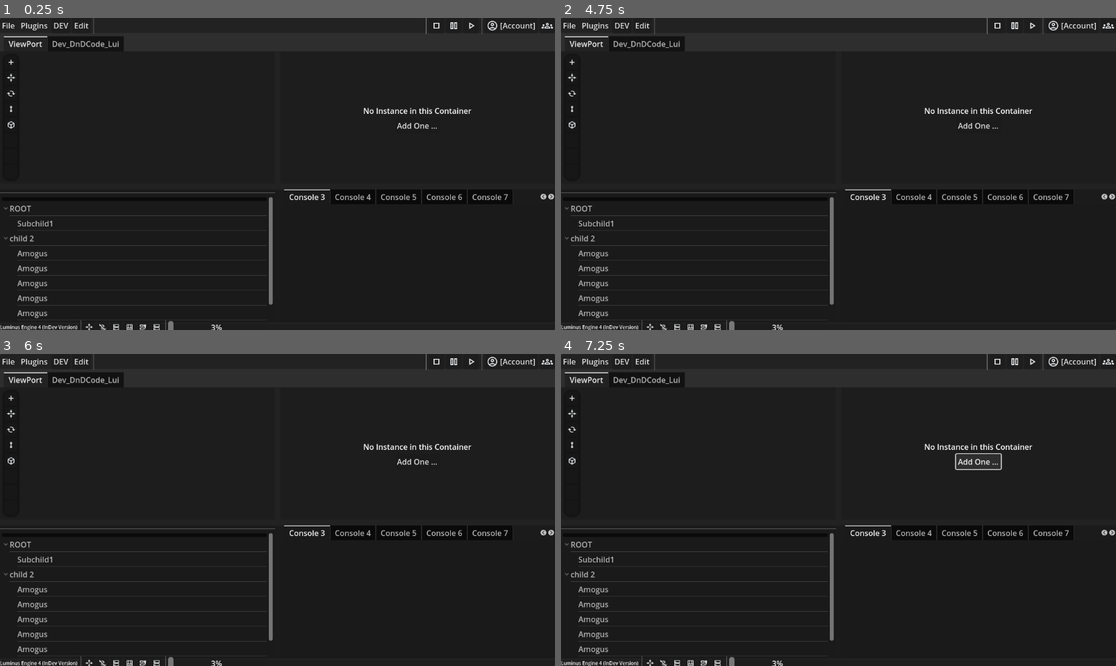
Above: before the commit, frames 1-4 (two rows, left to right).
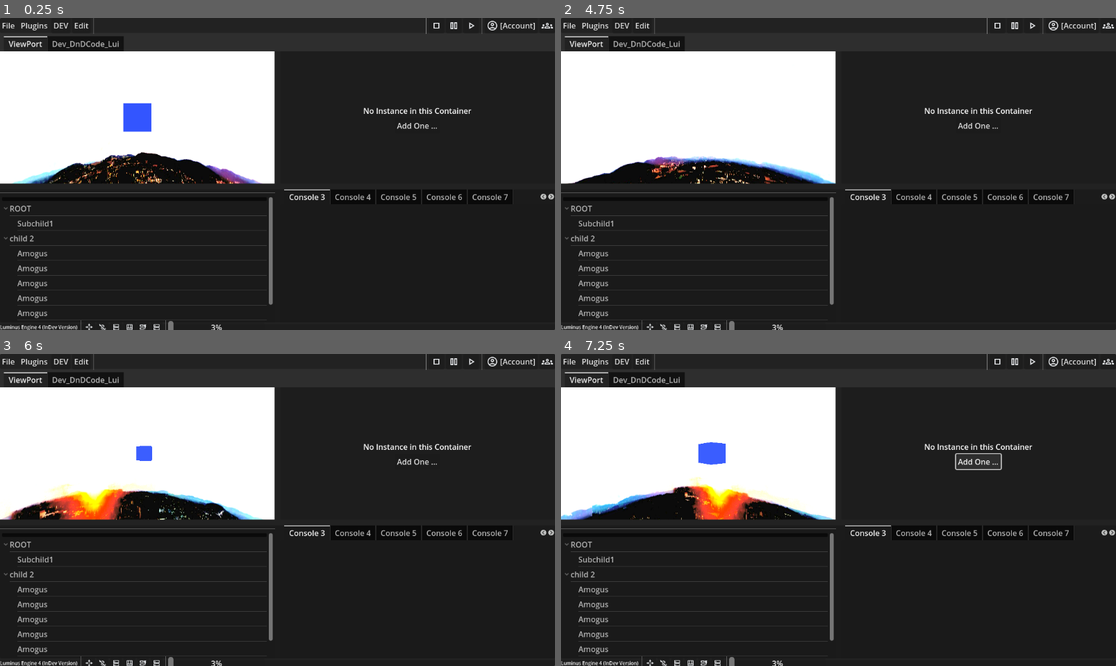
Above: after the commit, the same moments.

Repository: KevinKor001/LuminusEngine
Game: Godot game, scene res://Windows/MainEditor/main.tscn
The game is run twice, just before and just after one commit, with the same random seed, the same clock (stepped at 60 frames per second) and the same inputs.
Inputs (mouse positions are in pixels of both pictures, inside the frame that each line leads up to):
- Up to frame 1 (0.25 s): no input
- Up to frame 2 (4.75 s): click (572, 61) at 0.52 s; click (572, 77) at 1.27 s; click (572, 92) at 2.02 s; click (572, 108) at 2.77 s; click (572, 124) at 3.52 s; click (572, 139) at 4.27 s
- Up to frame 3 (6 s): click (11, 491) at 5 s; click (11, 506) at 5.75 s
- Up to frame 4 (7.25 s): click "Add One ..." at 6.5 s

The runs differ from the first frame. In frame 1, 20% of the frame differs, in the area x 0-50%, y 10-54%; in frame 2, 20%; in frame 3, 20%; in frame 4, 20%.

Commit message:
VOLUMETRIC SMOKE

Diff:
--- a/src/Engine/Windows/3DRendererWrld/node_3d.tscn
+++ b/src/Engine/Windows/3DRendererWrld/node_3d.tscn
@@ -2,7 +2,7 @@
 
 [sub_resource type="QuadMesh" id="QuadMesh_ha8qq"]
 
-[sub_resource type="CapsuleMesh" id="CapsuleMesh_mfeky"]
+[sub_resource type="CylinderMesh" id="CylinderMesh_fkgjx"]
 
 [node name="Node3D" type="Node3D"]
 
@@ -12,7 +12,7 @@
 
 [node name="CSGMesh3D2" type="CSGMesh3D" parent="."]
 transform = Transform3D(0.1, 0, 0, 0, 0.1, 0, 0, 0, 0.1, 0.790596, 0.0977901, 0)
-mesh = SubResource("CapsuleMesh_mfeky")
+mesh = SubResource("CylinderMesh_fkgjx")
 
 [node name="Viewport3D" type="Camera3D" parent="."]
 transform = Transform3D(1, 0, 0, 0, 0.965926, 0.258819, 0, -0.258819, 0.965926, 0.842862, 0.261865, 1.09257)
--- /dev/null
+++ b/src/Engine/Windows/MainEditor/AnimationPlayer.gd
@@ -0,0 +1,12 @@
+extends AnimationPlayer
+
+
+# Called when the node enters the scene tree for the first time.
+func _ready():
+	$".".play("Smoke animation")
+	pass # Replace with function body.
+
+
+# Called every frame. 'delta' is the elapsed time since the previous frame.
+func _process(delta):
+	pass
--- a/src/Engine/Windows/MainEditor/main.tscn
+++ b/src/Engine/Windows/MainEditor/main.tscn
@@ -1,10 +1,12 @@
-[gd_scene load_steps=19 format=3 uid="uid://c3dtuivy3402e"]
+[gd_scene load_steps=28 format=3 uid="uid://c3dtuivy3402e"]
 
 [ext_resource type="Script" path="res://MainEditor.gd" id="1_mhr7w"]
 [ext_resource type="PackedScene" uid="uid://bgygflok661bk" path="res://Windows/SubWindows/MainViewport.tscn" id="2_27sna"]
 [ext_resource type="PackedScene" uid="uid://deiou02c4hjjp" path="res://Windows/CF Browsers/FileBrowserLarge.tscn" id="2_ke0at"]
+[ext_resource type="Texture2D" uid="uid://co4wtq2ldq32t" path="res://Windows/3DRendererWrld/ingo-doerrie-MCq600eIijI-unsplash.jpg" id="3_mbo7g"]
 [ext_resource type="Texture2D" uid="uid://cahud40mv7rup" path="res://Textures/Icons/Recenter.svg" id="3_qkg2g"]
 [ext_resource type="Texture2D" uid="uid://blyl5giqvv1sx" path="res://Textures/Icons/Version Manager.svg" id="4_4g0fl"]
+[ext_resource type="Script" path="res://Windows/MainEditor/AnimationPlayer.gd" id="4_pj35i"]
 [ext_resource type="Texture2D" uid="uid://c63fwestf8b8y" path="res://Textures/Icons/Server.svg" id="5_cs6g0"]
 [ext_resource type="Texture2D" uid="uid://0i2dvkvv1ulg" path="res://Textures/Icons/ResetPosition.svg" id="6_30ml4"]
 [ext_resource type="Texture2D" uid="uid://c3hmul1xujg3y" path="res://Textures/Icons/Gpus.svg" id="7_wwy78"]
@@ -17,16 +19,191 @@
 [ext_resource type="Texture2D" uid="uid://evxcrgt3jp4x" path="res://Textures/Icons/account_circle_24dp_E8EAED_FILL0_wght400_GRAD0_opsz24.svg" id="14_n3nqh"]
 [ext_resource type="Texture2D" uid="uid://bj1e07rhkbduy" path="res://Textures/Icons/groups_24dp_E8EAED_FILL0_wght400_GRAD0_opsz24.svg" id="15_3xkld"]
 
-[sub_resource type="Environment" id="Environment_xjyie"]
+[sub_resource type="BoxMesh" id="BoxMesh_1taio"]
+
+[sub_resource type="StandardMaterial3D" id="StandardMaterial3D_cw6ol"]
+albedo_color = Color(0, 0.176471, 1, 1)
+
+[sub_resource type="PanoramaSkyMaterial" id="PanoramaSkyMaterial_pcvos"]
+panorama = ExtResource("3_mbo7g")
+
+[sub_resource type="Sky" id="Sky_ep240"]
+sky_material = SubResource("PanoramaSkyMaterial_pcvos")
+radiance_size = 1
+
+[sub_resource type="Environment" id="Environment_bdsre"]
 background_mode = 2
-background_color = Color(0.952941, 0.0705882, 0.952941, 1)
-background_energy_multiplier = 3.75
-ambient_light_source = 2
-ambient_light_color = Color(1, 0.141176, 1, 1)
-ambient_light_energy = 0.0
-
-[sub_resource type="World3D" id="World3D_1w7mm"]
-environment = SubResource("Environment_xjyie")
+background_energy_multiplier = 3.1
+sky = SubResource("Sky_ep240")
+ambient_light_color = Color(0, 1, 0, 1)
+fog_light_energy = 0.9
+fog_sky_affect = 0.607
+volumetric_fog_enabled = true
+volumetric_fog_density = 0.0
+adjustment_saturation = 2.85
+
+[sub_resource type="FogMaterial" id="FogMaterial_84hyw"]
+density = 0.0
+height_falloff = 0.0204801
+edge_fade = 1e-05
+
+[sub_resource type="Animation" id="Animation_bx3q3"]
+resource_name = "Smoke animation"
+length = 25.0
+loop_mode = 1
+tracks/0/type = "value"
+tracks/0/imported = false
+tracks/0/enabled = true
+tracks/0/path = NodePath("WorldEnvironment/FogVolume:material:density")
+tracks/0/interp = 1
+tracks/0/loop_wrap = true
+tracks/0/keys = {
+"times": PackedFloat32Array(0, 0.4, 2.1, 2.5, 16.5),
+"transitions": PackedFloat32Array(1, 1, 1, 1, 1),
+"update": 0,
+"values": [0.0, 3.6098, 3.6098, 8.0, 8.0]
+}
+tracks/1/type = "value"
+tracks/1/imported = false
+tracks/1/enabled = true
+tracks/1/path = NodePath("WorldEnvironment/FogVolume:position")
+tracks/1/interp = 1
+tracks/1/loop_wrap = true
+tracks/1/keys = {
+"times": PackedFloat32Array(0, 1, 2.1, 3, 4.6),
+"transitions": PackedFloat32Array(1, 0.267943, 0.267943, 0.297302, 0.297302),
+"update": 0,
+"values": [Vector3(-1.20167, 0, -0.592784), Vector3(-1.20167, 0, -0.592784), Vector3(-2.71658, 0, -0.592784), Vector3(-2.71658, 0, -0.592784), Vector3(-0.686431, 0, -0.592784)]
+}
+tracks/2/type = "value"
+tracks/2/imported = false
+tracks/2/enabled = true
+tracks/2/path = NodePath("Camera3D:position")
+tracks/2/interp = 1
+tracks/2/loop_wrap = true
+tracks/2/keys = {
+"times": PackedFloat32Array(0, 4.6, 6.3, 7.8, 9.1, 9.9, 10.9, 12, 13.4, 14.5, 15.5, 16.5),
+"transitions": PackedFloat32Array(1, 0.25, 0.25, 1, 1, 1, 1, 1, 1, 1, 1, 1),
+"update": 0,
+"values": [Vector3(0.51975, 0, -3.46573), Vector3(0.51975, 0, -3.46573), Vector3(-6.90561, 0, -0.676413), Vector3(-4.41654, 4.76837e-07, 2.30806), Vector3(-2.73981, 4.76837e-07, 4.74597), Vector3(0, 0, 4.746), Vector3(2.74232, 0, 1.84547), Vector3(0.738317, 0, 1.54663), Vector3(-1.26569, 0, 1.63452), Vector3(1.41697, 0, 1.60438), Vector3(3.04466, 0, -1.63591), Vector3(1.86911, 0, -3.39923)]
+}
+tracks/3/type = "value"
+tracks/3/imported = false
+tracks/3/enabled = true
+tracks/3/path = NodePath("Camera3D:rotation")
+tracks/3/interp = 1
+tracks/3/loop_wrap = true
+tracks/3/keys = {
+"times": PackedFloat32Array(0, 4.6, 6.3, 7.8, 9.1, 9.9, 10.9, 12, 13.4, 14.5, 15.5, 16.5),
+"transitions": PackedFloat32Array(1, 0.25, 0.25, 1, 1, 1, 1, 1, 1, 1, 1, 1),
+"update": 0,
+"values": [Vector3(0, 2.84387, 0), Vector3(0, 2.84387, 0), Vector3(0, -1.58397, 0), Vector3(0, -0.872385, 0), Vector3(0, -0.222041, 0), Vector3(0, 0, 0), Vector3(0, 0.961711, 0), Vector3(0, 0.636225, 0), Vector3(0, -0.597095, 0), Vector3(0, 0.549203, 0), Vector3(0, 1.95034, 0), Vector3(0, 2.37888, 0)]
+}
+tracks/4/type = "value"
+tracks/4/imported = false
+tracks/4/enabled = true
+tracks/4/path = NodePath("WorldEnvironment/FogVolume:shape")
+tracks/4/interp = 1
+tracks/4/loop_wrap = true
+tracks/4/keys = {
+"times": PackedFloat32Array(13.4, 17.3, 19.3, 21.5),
+"transitions": PackedFloat32Array(1, 1, 1, 1),
+"update": 1,
+"values": [3, 1, 0, 2]
+}
+tracks/5/type = "value"
+tracks/5/imported = false
+tracks/5/enabled = true
+tracks/5/path = NodePath("WorldEnvironment/FogVolume:material")
+tracks/5/interp = 1
+tracks/5/loop_wrap = true
+tracks/5/keys = {
+"times": PackedFloat32Array(21.5, 22.3),
+"transitions": PackedFloat32Array(1, 1),
+"update": 1,
+"values": [SubResource("FogMaterial_84hyw"), SubResource("FogMaterial_84hyw")]
+}
+
+[sub_resource type="Animation" id="Animation_w3408"]
+length = 0.001
+tracks/0/type = "value"
+tracks/0/imported = false
+tracks/0/enabled = true
+tracks/0/path = NodePath("WorldEnvironment/FogVolume:material:density")
+tracks/0/interp = 1
+tracks/0/loop_wrap = true
+tracks/0/keys = {
+"times": PackedFloat32Array(0),
+"transitions": PackedFloat32Array(1),
+"update": 0,
+"values": [0.0]
+}
+tracks/1/type = "value"
+tracks/1/imported = false
+tracks/1/enabled = true
+tracks/1/path = NodePath("WorldEnvironment/FogVolume:position")
+tracks/1/interp = 1
+tracks/1/loop_wrap = true
+tracks/1/keys = {
+"times": PackedFloat32Array(0),
+"transitions": PackedFloat32Array(1),
+"update": 0,
+"values": [Vector3(-1.20167, 0, -0.592784)]
+}
+tracks/2/type = "value"
+tracks/2/imported = false
+tracks/2/enabled = true
+tracks/2/path = NodePath("Camera3D:position")
+tracks/2/interp = 1
+tracks/2/loop_wrap = true
+tracks/2/keys = {
+"times": PackedFloat32Array(0),
+"transitions": PackedFloat32Array(1),
+"update": 0,
+"values": [Vector3(0.51975, 0, -3.46573)]
+}
+tracks/3/type = "value"
+tracks/3/imported = false
+tracks/3/enabled = true
+tracks/3/path = NodePath("Camera3D:rotation")
+tracks/3/interp = 1
+tracks/3/loop_wrap = true
+tracks/3/keys = {
+"times": PackedFloat32Array(0),
+"transitions": PackedFloat32Array(1),
+"update": 0,
+"values": [Vector3(0, 2.84387, 0)]
+}
+tracks/4/type = "value"
+tracks/4/imported = false
+tracks/4/enabled = true
+tracks/4/path = NodePath("WorldEnvironment/FogVolume:shape")
+tracks/4/interp = 1
+tracks/4/loop_wrap = true
+tracks/4/keys = {
+"times": PackedFloat32Array(0),
+"transitions": PackedFloat32Array(1),
+"update": 1,
+"values": [3]
+}
+tracks/5/type = "value"
+tracks/5/imported = false
+tracks/5/enabled = true
+tracks/5/path = NodePath("WorldEnvironment/FogVolume:material")
+tracks/5/interp = 1
+tracks/5/loop_wrap = true
+tracks/5/keys = {
+"times": PackedFloat32Array(0),
+"transitions": PackedFloat32Array(1),
+"update": 1,
+"values": [SubResource("FogMaterial_84hyw")]
+}
+
+[sub_resource type="AnimationLibrary" id="AnimationLibrary_x84vs"]
+_data = {
+"RESET": SubResource("Animation_w3408"),
+"Smoke animation": SubResource("Animation_bx3q3")
+}
 
 [node name="Main" type="Control"]
 layout_mode = 3
@@ -97,7 +274,6 @@
 grow_vertical = 0
 
 [node name="SubViewportContainer" type="SubViewportContainer" parent="Panel/TabContainer/ViewPort/VBoxContainer/VSplitContainer/HBoxContainer/HSplitContainer/HSplitContainer2/Panel"]
-visible = false
 layout_mode = 1
 anchors_preset = 15
 anchor_right = 1.0
@@ -106,16 +282,34 @@
 grow_vertical = 2
 size_flags_horizontal = 3
 stretch = true
-stretch_shrink = 9
 
 [node name="SubViewport" type="SubViewport" parent="Panel/TabContainer/ViewPort/VBoxContainer/VSplitContainer/HBoxContainer/HSplitContainer/HSplitContainer2/Panel/SubViewportContainer"]
-world_3d = SubResource("World3D_1w7mm")
 handle_input_locally = false
-size = Vector2i(63, 30)
-render_target_update_mode = 0
+size = Vector2i(570, 275)
+size_2d_override = Vector2i(900, 900)
+render_target_clear_mode = 2
+render_target_update_mode = 4
+
+[node name="Camera3D" type="Camera3D" parent="Panel/TabContainer/ViewPort/VBoxContainer/VSplitContainer/HBoxContainer/HSplitContainer/HSplitContainer2/Panel/SubViewportContainer/SubViewport"]
+transform = Transform3D(-0.956008, 0, 0.29334, 0, 1, 0, -0.29334, 0, -0.956008, 0.51975, 0, -3.46573)
+
+[node name="CSGMesh3D" type="CSGMesh3D" parent="Panel/TabContainer/ViewPort/VBoxContainer/VSplitContainer/HBoxContainer/HSplitContainer/HSplitContainer2/Panel/SubViewportContainer/SubViewport"]
+transform = Transform3D(-0.956008, 0, 0.29334, 0, 1, 0, -0.29334, 0, -0.956008, -0.51975, 0, -0.0779461)
+mesh = SubResource("BoxMesh_1taio")
+material = SubResource("StandardMaterial3D_cw6ol")
 
 [node name="WorldEnvironment" type="WorldEnvironment" parent="Panel/TabContainer/ViewPort/VBoxContainer/VSplitContainer/HBoxContainer/HSplitContainer/HSplitContainer2/Panel/SubViewportContainer/SubViewport"]
-environment = SubResource("Environment_xjyie")
+environment = SubResource("Environment_bdsre")
+
+[node name="FogVolume" type="FogVolume" parent="Panel/TabContainer/ViewPort/VBoxContainer/VSplitContainer/HBoxContainer/HSplitContainer/HSplitContainer2/Panel/SubViewportContainer/SubViewport/WorldEnvironment"]
+transform = Transform3D(1, 0, 0, 0, 1, 0, 0, 0, 1, -1.20167, 0, -0.592784)
+material = SubResource("FogMaterial_84hyw")
+
+[node name="AnimationPlayer" type="AnimationPlayer" parent="Panel/TabContainer/ViewPort/VBoxContainer/VSplitContainer/HBoxContainer/HSplitContainer/HSplitContainer2/Panel/SubViewportContainer/SubViewport"]
+libraries = {
+"": SubResource("AnimationLibrary_x84vs")
+}
+script = ExtResource("4_pj35i")
 
 [node name="HBoxContainer" type="HBoxContainer" parent="Panel/TabContainer/ViewPort/VBoxContainer/VSplitContainer/HBoxContainer/HSplitContainer/HSplitContainer2/Panel/SubViewportContainer"]
 layout_mode = 2
Binary file added: src/Engine/Windows/3DRendererWrld/ingo-doerrie-MCq600eIijI-unsplash.jpg
Not shown, added: src/Engine/Windows/3DRendererWrld/ingo-doerrie-MCq600eIijI-unsplash.jpg.import
Binary file added: src/Engine/Windows/3DRendererWrld/istockphoto-468711388-612x612.jpg
Not shown, added: src/Engine/Windows/3DRendererWrld/istockphoto-468711388-612x612.jpg.import
